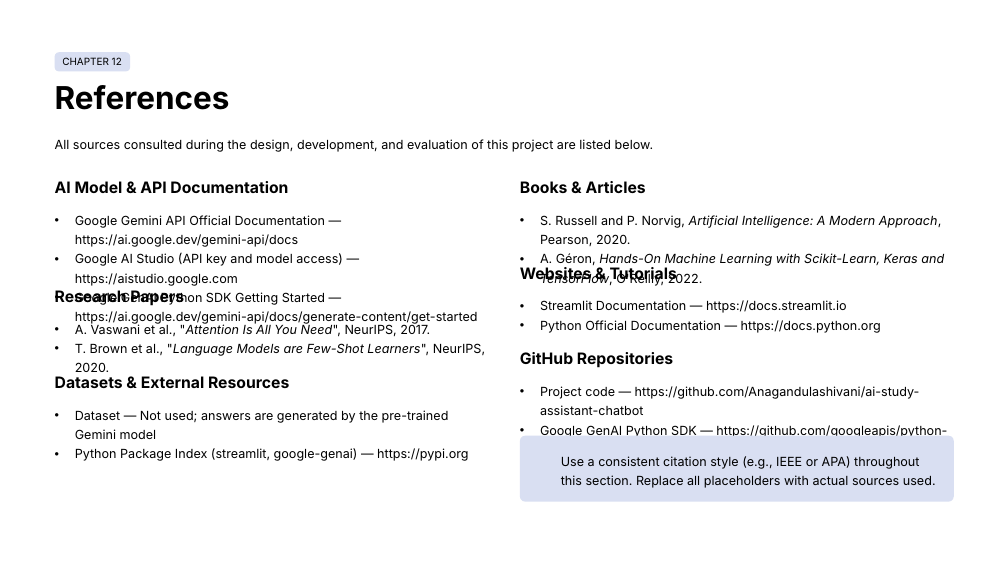
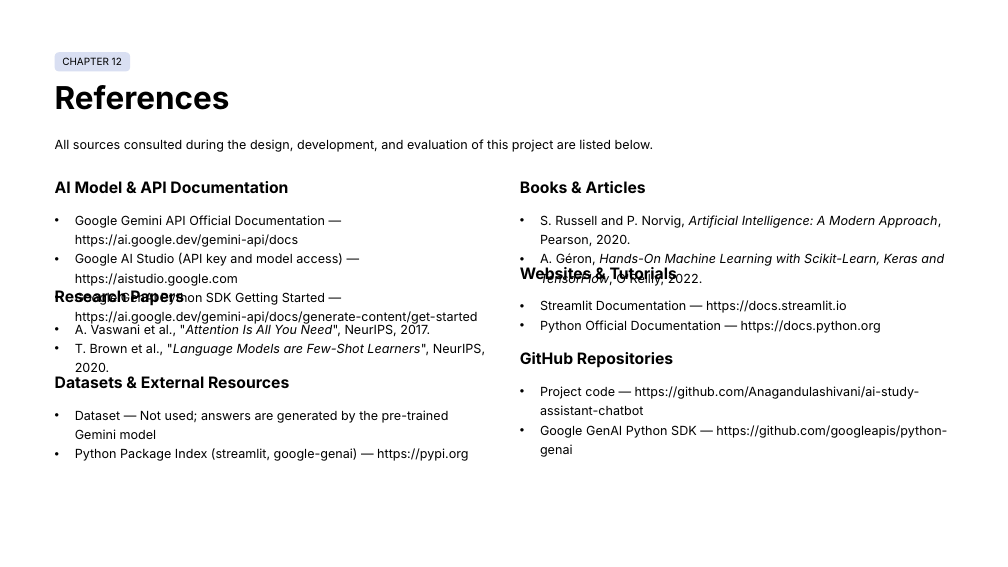
Before and after one commit to Anagandulashivani/ai-study-assistant-chatbot, a slide deck: slide 14 of Project-Title_Shivani.pptx. Drawn at 1008x567 pixels with LibreOffice and Linux fonts; fonts in the diff are those of the drawing; background and template pictures are left out. Boxes give left, top, right and bottom in pixels: in the first picture for what was removed or moved away, otherwise in the second. Text is boxed around its words. In the diff, an @@ line names an element or a change of style, - is before the commit and + after.

```diff
--- a/Project-Title_Shivani.pptx
+++ b/Project-Title_Shivani.pptx
@@ rounded rectangle removed at bbox=[520, 436, 954, 501] @@
@@ text removed at bbox=[561, 456, 936, 488] @@
-Use a consistent citation style (e.g., IEEE or APA) throughout this section. Replace all placeholders with actual sources used.
```
Also in this commit, not shown: 2 other slides changed, 6 other files.
